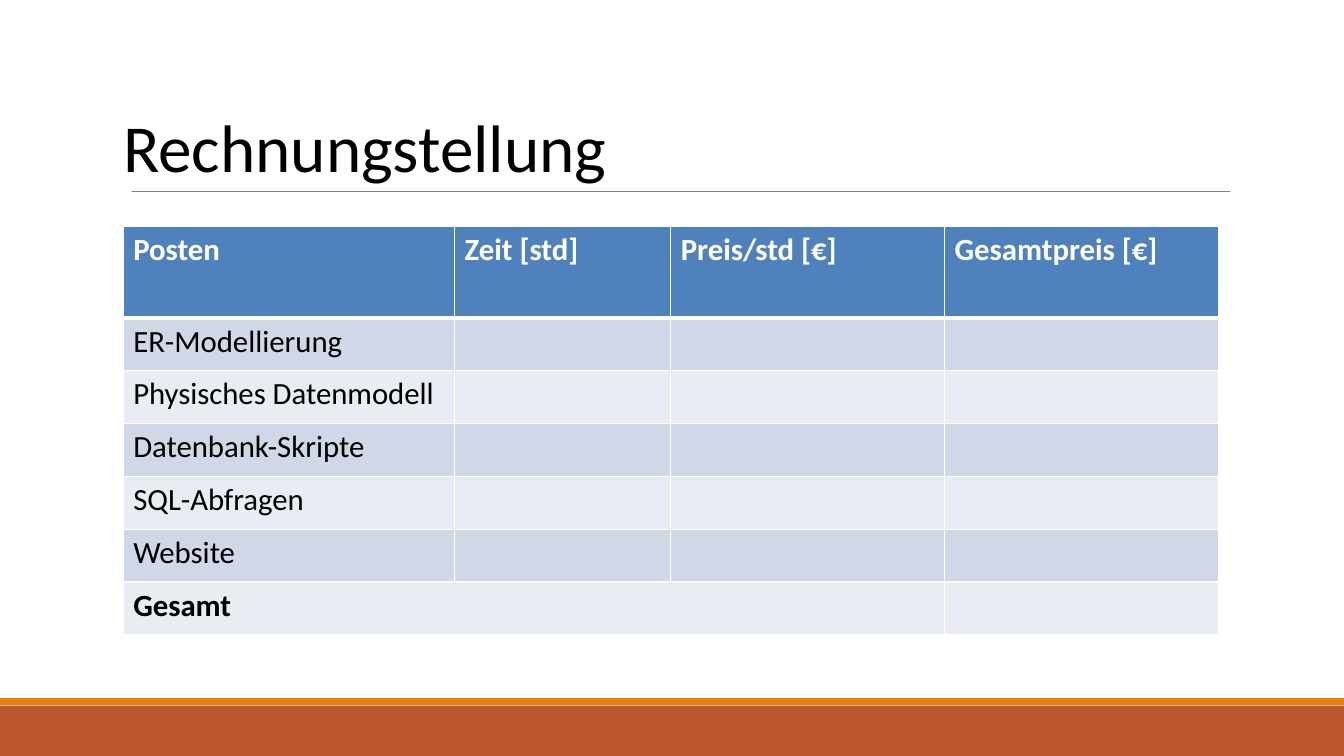
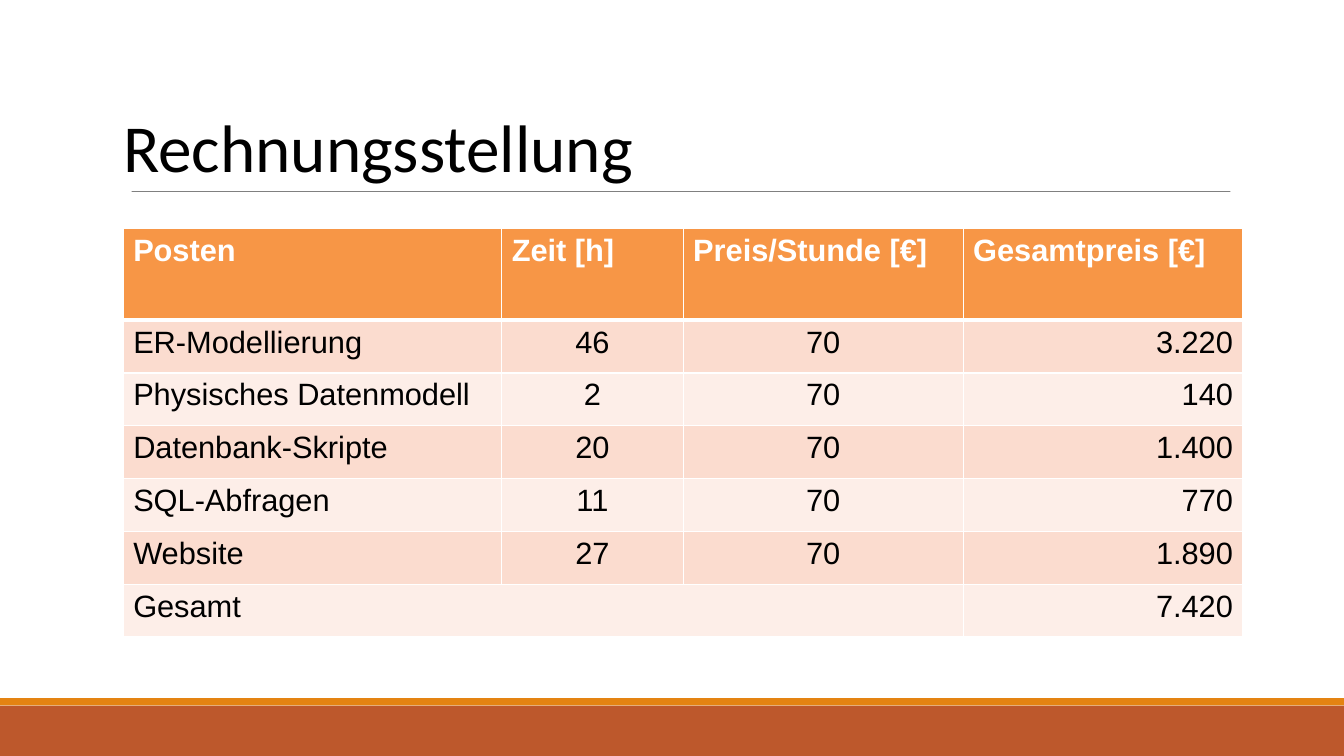
Before and after one commit to LennartDuemke/Datenbanken_LevelUP, a slide deck: slide 20 of Präsentationen/Präsentation_Datenbanken_3.pptx. Drawn at 1344x756 pixels with LibreOffice and Linux fonts; fonts in the diff are those of the drawing. Boxes give left, top, right and bottom in pixels: in the first picture for what was removed or moved away, otherwise in the second. Text is boxed around its words. In the diff, an @@ line names an element or a change of style, - is before the commit and + after.

```diff
--- a/Präsentationen/Präsentation_Datenbanken_3.pptx
+++ b/Präsentationen/Präsentation_Datenbanken_3.pptx
@@ title at bbox=[123, 125, 633, 184]: text changed @@
-Rechnungstellung
+Rechnungsstellung
@@ table at bbox=[123, 229, 1244, 637] @@
-row 1, column 2: Zeit [std]
+row 1, column 2: Zeit [h]
-row 1, column 3: Preis/std [€]
+row 1, column 3: Preis/Stunde [€]
-row 2: ER-Modellierung |  |  | 
+row 2: ER-Modellierung | 46 | 70 | 3.220
-row 3: Physisches Datenmodell |  |  | 
+row 3: Physisches Datenmodell | 2 | 70 | 140
-row 4: Datenbank-Skripte |  |  | 
+row 4: Datenbank-Skripte | 20 | 70 | 1.400
-row 5: SQL-Abfragen |  |  | 
+row 5: SQL-Abfragen | 11 | 70 | 770
-row 6: Website |  |  | 
+row 6: Website | 27 | 70 | 1.890
-row 7, column 4: 
+row 7, column 4: 7.420
@@ fill #4F81BD to #F79646 in row 1 @@
@@ fill #D0D8E8 to #FCDDCF in 12 cells @@
@@ fill #E9EDF4 to #FDEFE9 in 10 cells @@
@@ font Calibri to Arial in "Posten", "Gesamtpreis [€]", "ER-Modellierung", "Physisches Datenmodell" and 4 more places @@
@@ bold off in "Gesamt" @@
@@ table: place and size @@
-table at bbox=[123, 227, 1219, 635]
+table at bbox=[123, 229, 1244, 637]
```
Also in this commit, not shown: 11 other slides changed, 6 slides added, 6 slides removed, 5 other files.
